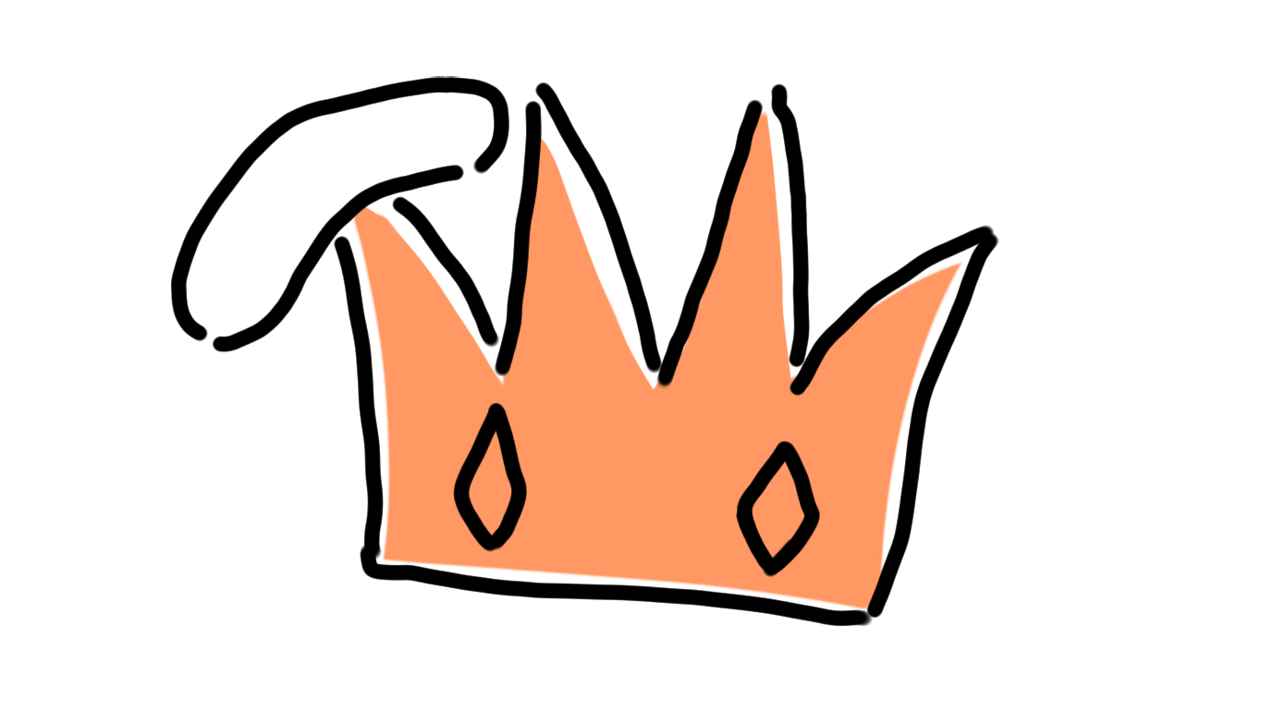
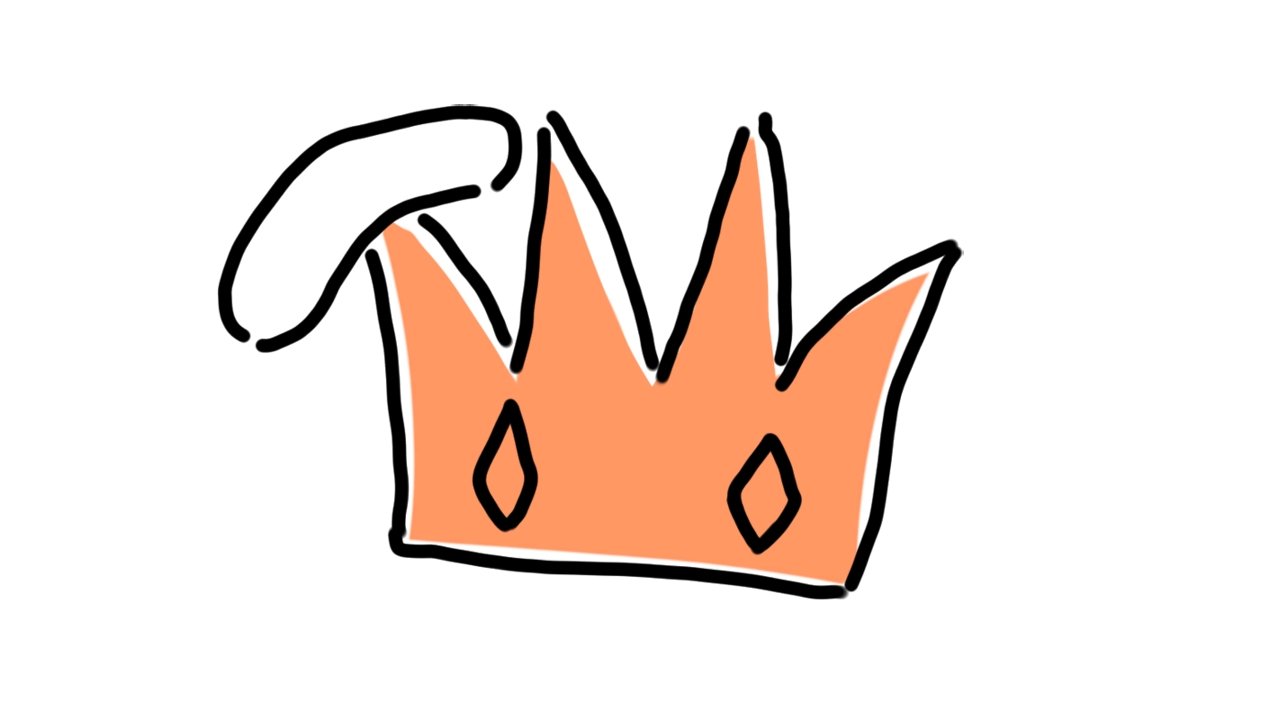
Revision of a layered 1280x720 image; what changed, layer by layer:
painted on "Layer 1" (1st of 4, in "3") over left=170, top=76, right=999, bottom=627
painted on "Layer 3" (1st of 3, in "3") over left=320, top=76, right=999, bottom=627
painted on "Layer 5" (1st of 4, in "3") over left=170, top=76, right=999, bottom=627
painted on "Layer 1" (2nd of 4, in "2") over left=170, top=76, right=999, bottom=627
painted on "Copy of Layer 3" over left=320, top=76, right=999, bottom=627
painted on "Layer 5" (2nd of 4, in "2") over left=170, top=76, right=999, bottom=627
painted on "Layer 1" (3rd of 4, in "1") over left=170, top=76, right=960, bottom=627
painted on "Layer 3" (2nd of 3, in "1") over left=256, top=76, right=960, bottom=627
painted on "Layer 5" (3rd of 4, in "1") over left=170, top=76, right=999, bottom=627
painted on "Layer 1" (4th of 4, in "0") over left=170, top=76, right=960, bottom=627
painted on "Layer 3" (3rd of 3, in "0") over left=256, top=76, right=960, bottom=627
painted on "Layer 5" (4th of 4, in "0") over left=170, top=76, right=999, bottom=627
